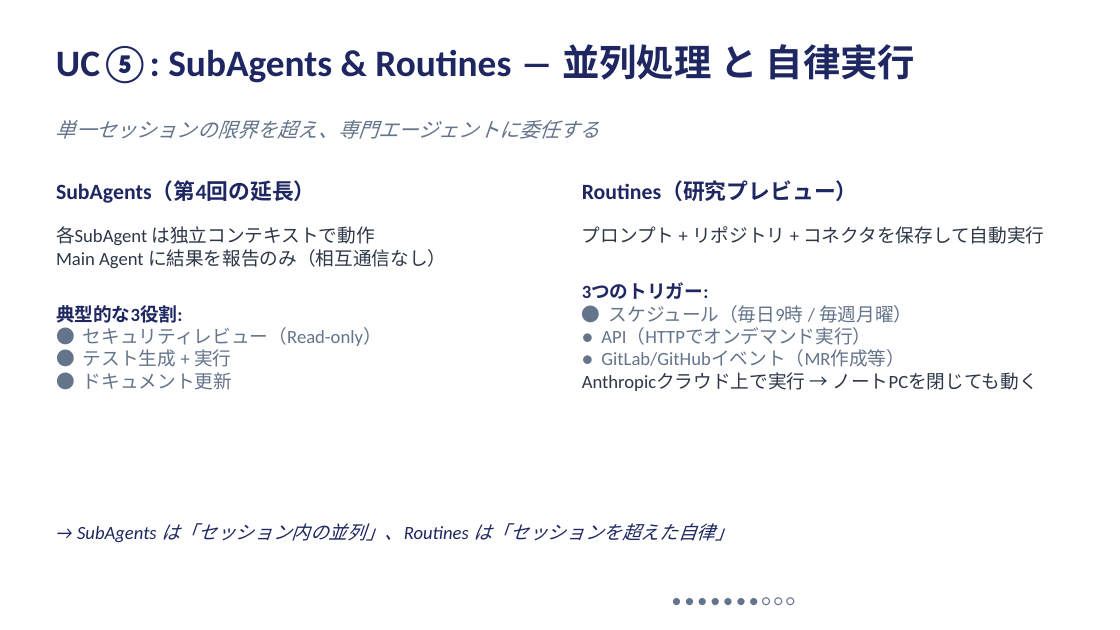
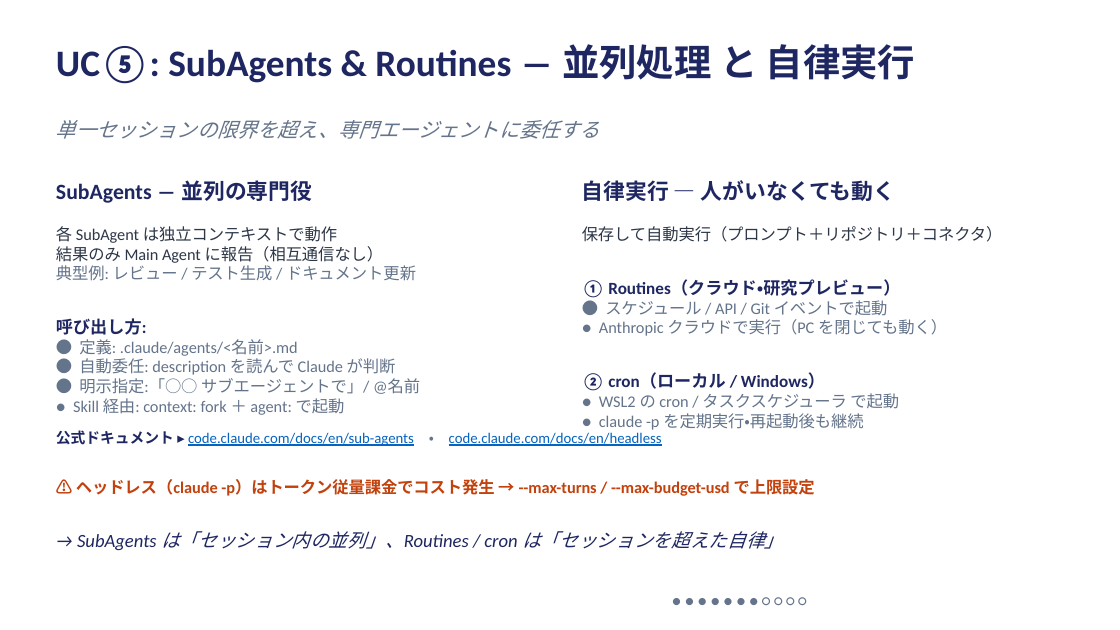
Before and after one commit to ktsuchida11/ClaudeWorkshop, a slide deck: slide 11 of session7/session7_full.pptx (slide 9 before the commit). Drawn at 1120x630 pixels with LibreOffice and Linux fonts; fonts in the diff are those of the drawing. Boxes give left, top, right and bottom in pixels: in the first picture for what was removed or moved away, otherwise in the second. Text is boxed around its words. In the diff, an @@ line names an element or a change of style, - is before the commit and + after.

```diff
--- a/session7/session7_full.pptx
+++ b/session7/session7_full.pptx
@@ text at [56, 180, 312, 203]: text changed @@
-SubAgents（第4回の延長）
+SubAgents ― 並列の専門役
@@ text at [582, 180, 896, 201]: text changed @@
-Routines（研究プレビュー）
+自律実行 ― 人がいなくても動く
@@ text at [56, 226, 420, 415]: text changed; size 12 to 10.5 pt; text colour #2D3748 to #64748B @@
-各SubAgent は独立コンテキストで動作
-Main Agent に結果を報告のみ（相互通信なし）
-典型的な3役割:
-● セキュリティレビュー（Read-only）
-● テスト生成 + 実行
-● ドキュメント更新
+各 SubAgent は独立コンテキストで動作
+結果のみ Main Agent に報告（相互通信なし）
+典型例: レビュー / テスト生成 / ドキュメント更新
+呼び出し方:
+● 定義: .claude/agents/<名前>.md
+● 自動委任: description を読んで Claude が判断
+● 明示指定:「○○ サブエージェントで」/ @名前
+● Skill 経由: context: fork ＋ agent: で起動
@@ text at [582, 226, 1003, 430]: text changed; size 12 to 10.5 pt @@
-プロンプト + リポジトリ + コネクタを保存して自動実行
-3つのトリガー:
-● スケジュール（毎日9時 / 毎週月曜）
-● API（HTTPでオンデマンド実行）
-● GitLab/GitHubイベント（MR作成等）
-Anthropicクラウド上で実行 → ノートPCを閉じても動く
+保存して自動実行（プロンプト＋リポジトリ＋コネクタ）
+① Routines（クラウド・研究プレビュー）
+● スケジュール / API / Git イベントで起動
+● Anthropic クラウドで実行（PC を閉じても動く）
+② cron（ローカル / Windows）
+● WSL2 の cron / タスクスケジューラ で起動
+● claude -p を定期実行・再起動後も継続
@@ text added at [56, 430, 662, 446], 9.5 pt, text #0563C1, underline @@
+公式ドキュメント ▸ code.claude.com/docs/en/sub-agents ・ code.claude.com/docs/en/headless
@@ text added at [76, 479, 815, 496], 10.5 pt, text #C2410C, bold @@
+⚠ ヘッドレス（claude -p）はトークン従量課金でコスト発生 → --max-turns / --max-budget-usd で上限設定
@@ text at [77, 531, 783, 550]: text changed @@
-→ SubAgents は「セッション内の並列」、Routines は「セッションを超えた自律」
+→ SubAgents は「セッション内の並列」、Routines / cron は「セッションを超えた自律」
@@ text at [672, 591, 1098, 619]: text changed @@
-● ● ● ● ● ● ● ○ ○ ○
+● ● ● ● ● ● ● ○ ○ ○ ○
```
Also in this commit, not shown: 9 other slides changed, 3 slides added, 2 slides removed, 1 other file.
